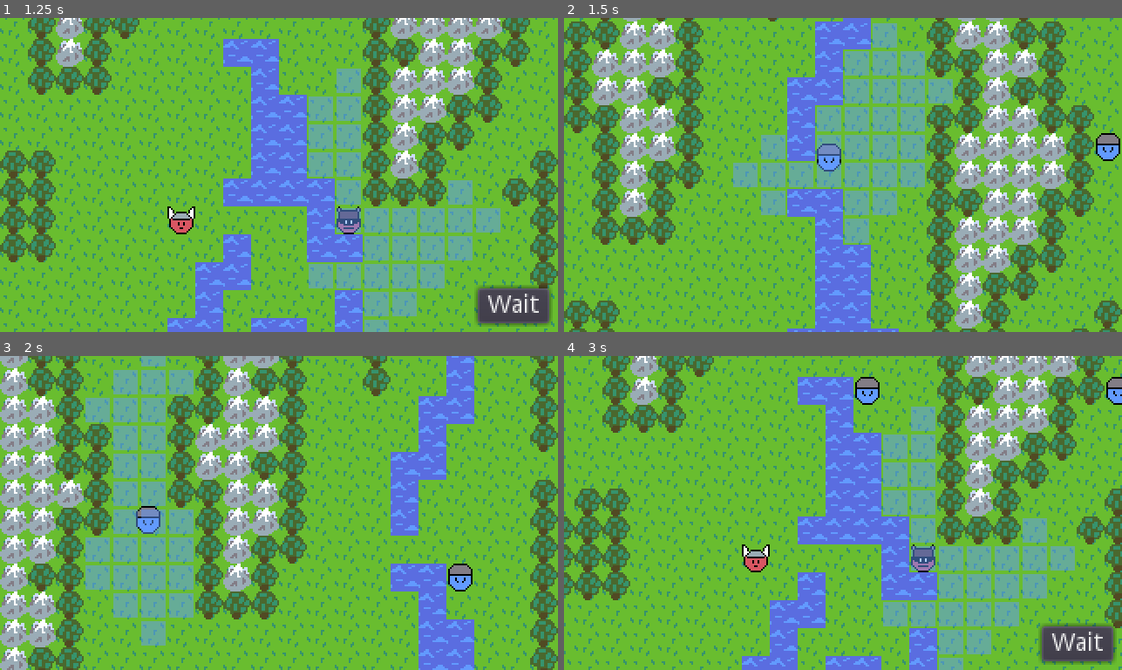
Above: before the commit, frames 1-4 (two rows, left to right).
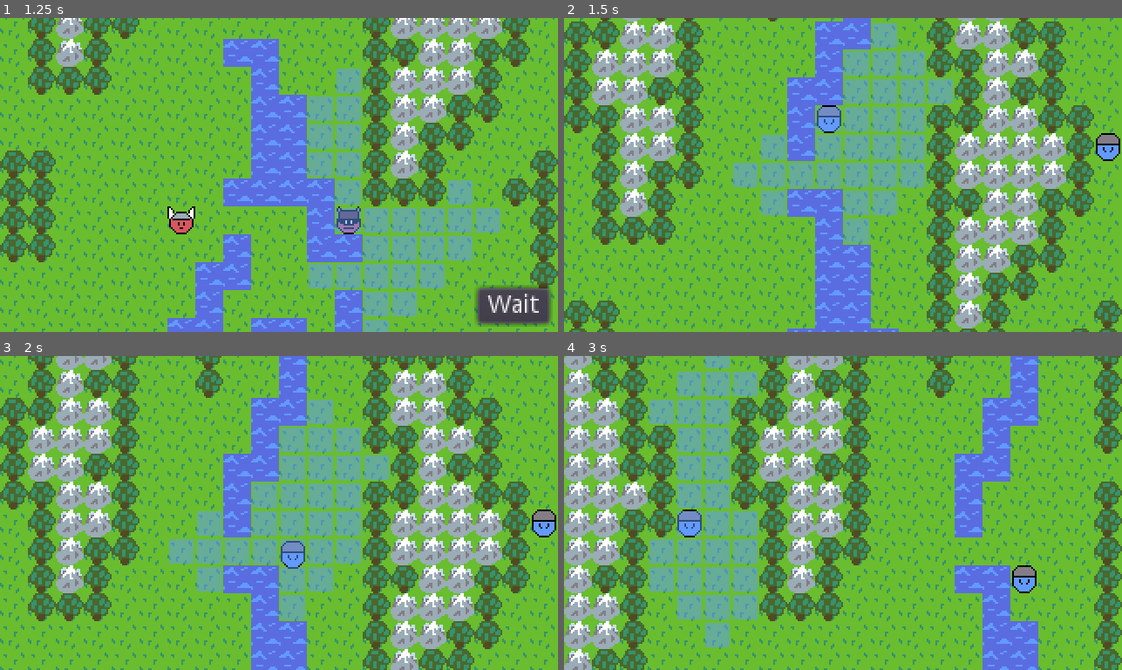
Above: after the commit, the same moments.

Repository: AaronWizard/LegendsOfMajesticSteel
Game: Godot game, scene res://src/game/Game.tscn
Two runs of this game, one before a commit and one after it. Both use one fixed random seed, a clock stepped at 60 frames per second and the inputs below.
Inputs (mouse positions are in pixels of both pictures, inside the frame that each line leads up to):
- Up to frame 1 (1.25 s): click "Wait" at 0.5 s
- Up to frame 2 (1.5 s): click "Wait" at 1.25 s
- Up to frame 3 (2 s): no input
- Up to frame 4 (3 s): move the mouse to (965, 497) at 2.02 s; click (965, 497) at 2.17 s; click (1077, 644) at 2.75 s, where only the run before the commit has a clickable "Wait"

Frame 1 is identical in both runs. In frame 2, 0.7% of the frame differs, in the area x 45-50%, y 27-49%; in frame 3, 68%; in frame 4, 74%, in the area x 0-100%, y 0-100%.

Commit message:
AI pausing

Diff:
--- a/src/ai/AI.gd
+++ b/src/ai/AI.gd
@@ -7,6 +7,10 @@
 func _ready() -> void:
 	._ready()
 	_random.randomize()
+
+
+func get_pauses() -> bool:
+	return true
 
 
 func connect_to_gui(_gui: BattleGUI) -> void:
--- a/src/ai/Controller.gd
+++ b/src/ai/Controller.gd
@@ -3,10 +3,16 @@
 
 signal determined_action(action)
 
+var pauses := false setget , get_pauses
+
 
 func _ready() -> void:
 	assert(get_actor())
 	get_actor().controller = self
+
+
+func get_pauses() -> bool:
+	return false
 
 
 func get_actor() -> Actor:
--- a/src/game/TurnManager.gd
+++ b/src/game/TurnManager.gd
@@ -31,12 +31,17 @@
 			while not battle_stats.finished:
 				controller.call_deferred("determine_action")
 				var action: Action = yield(controller, "determined_action")
+				if controller.pauses:
+					yield(get_tree().create_timer(0.25), "timeout")
 				if action:
 					action.start()
 					emit_signal("action_started", actor)
 					yield(action, "finished")
 					emit_signal("action_ended", actor)
 
+			if controller.pauses:
+				yield(get_tree().create_timer(0.25), "timeout")
+
 			emit_signal("turn_ended", actor)
 			controller.disconnect_from_gui(gui)
 
